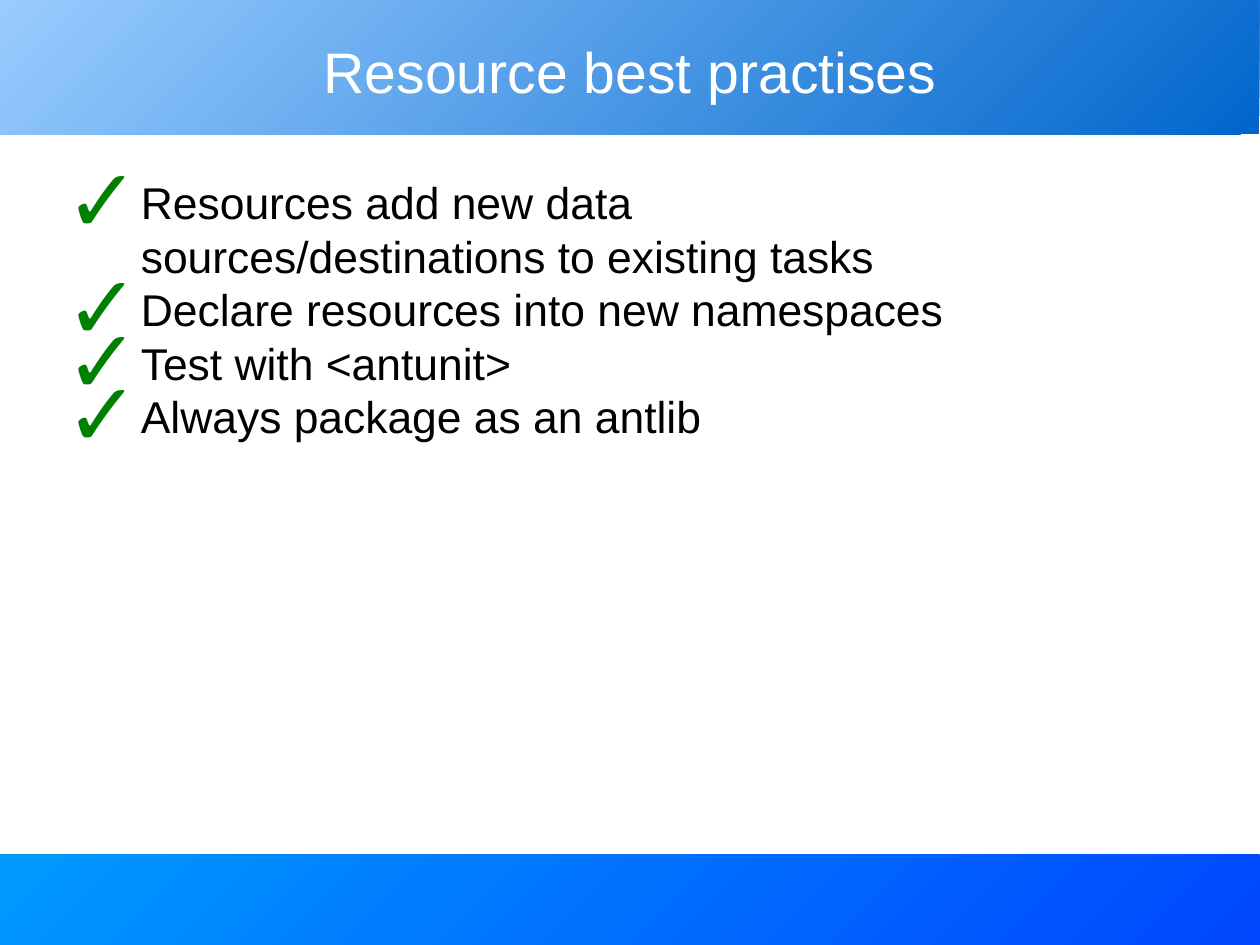
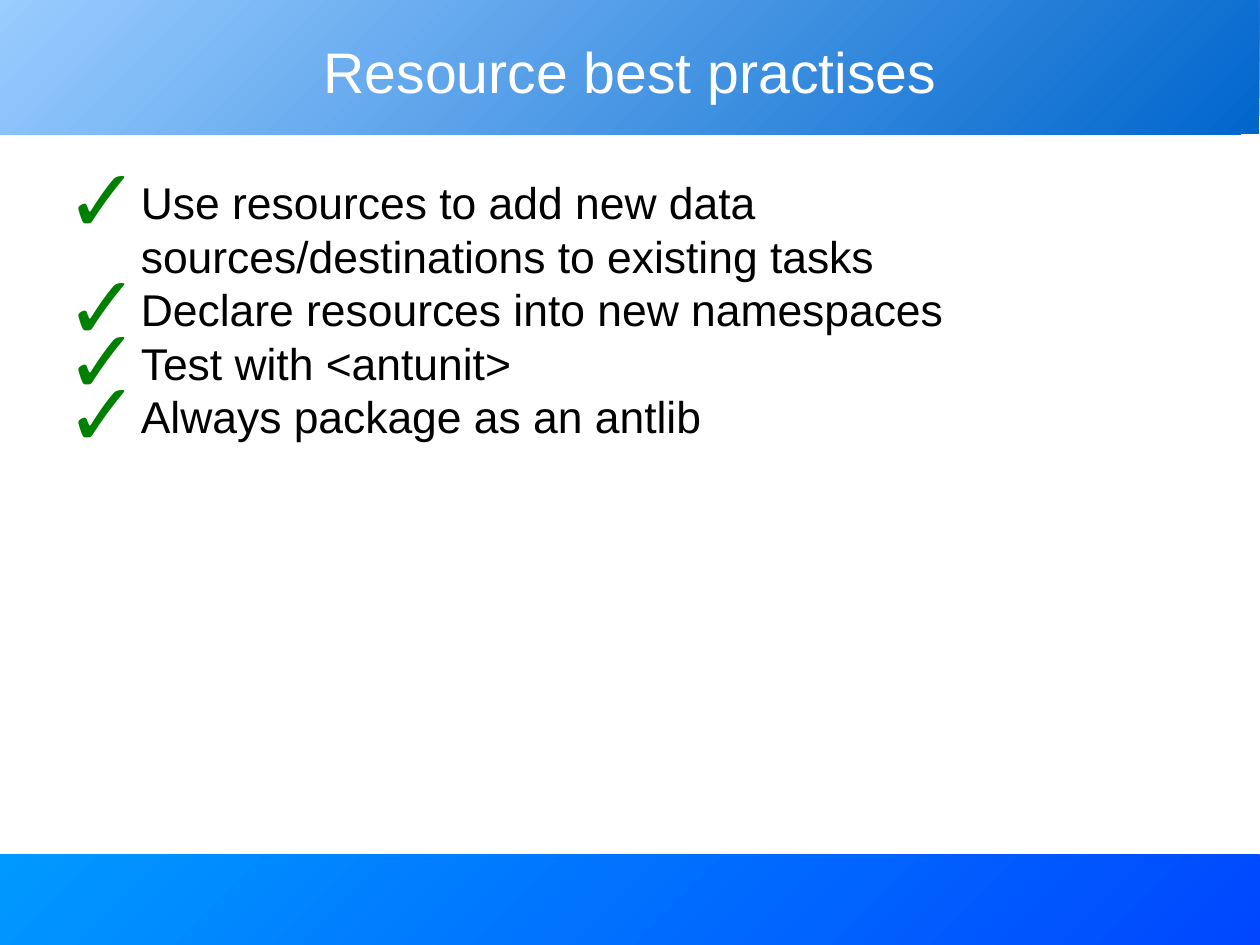
Before and after one commit to BeatrizTercero/repoSvnAnt, a slide deck: slide 27 of core/trunk/docs/slides/extending_ant.odp (slide 26 before the commit). Drawn at 1260x945 pixels with LibreOffice and Linux fonts; fonts in the diff are those of the drawing. Boxes give left, top, right and bottom in pixels: in the first picture for what was removed or moved away, otherwise in the second. Text is boxed around its words. In the diff, an @@ line names an element or a change of style, - is before the commit and + after.

```diff
--- a/core/trunk/docs/slides/extending_ant.odp
+++ b/core/trunk/docs/slides/extending_ant.odp
@@ text at (141, 186, 874, 282): text changed @@
-✓ Resources add new data sources/destinations to existing tasks
+✓ Use resources to add new data sources/destinations to existing tasks
```
Also in this commit, not shown: 11 other slides changed, 4 slides added, 2 slides removed.
